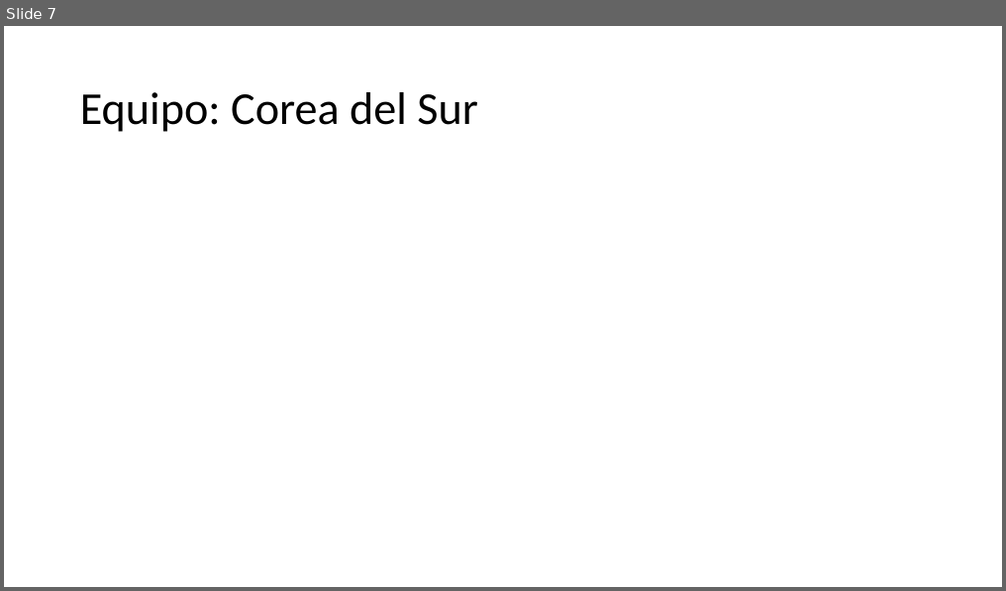
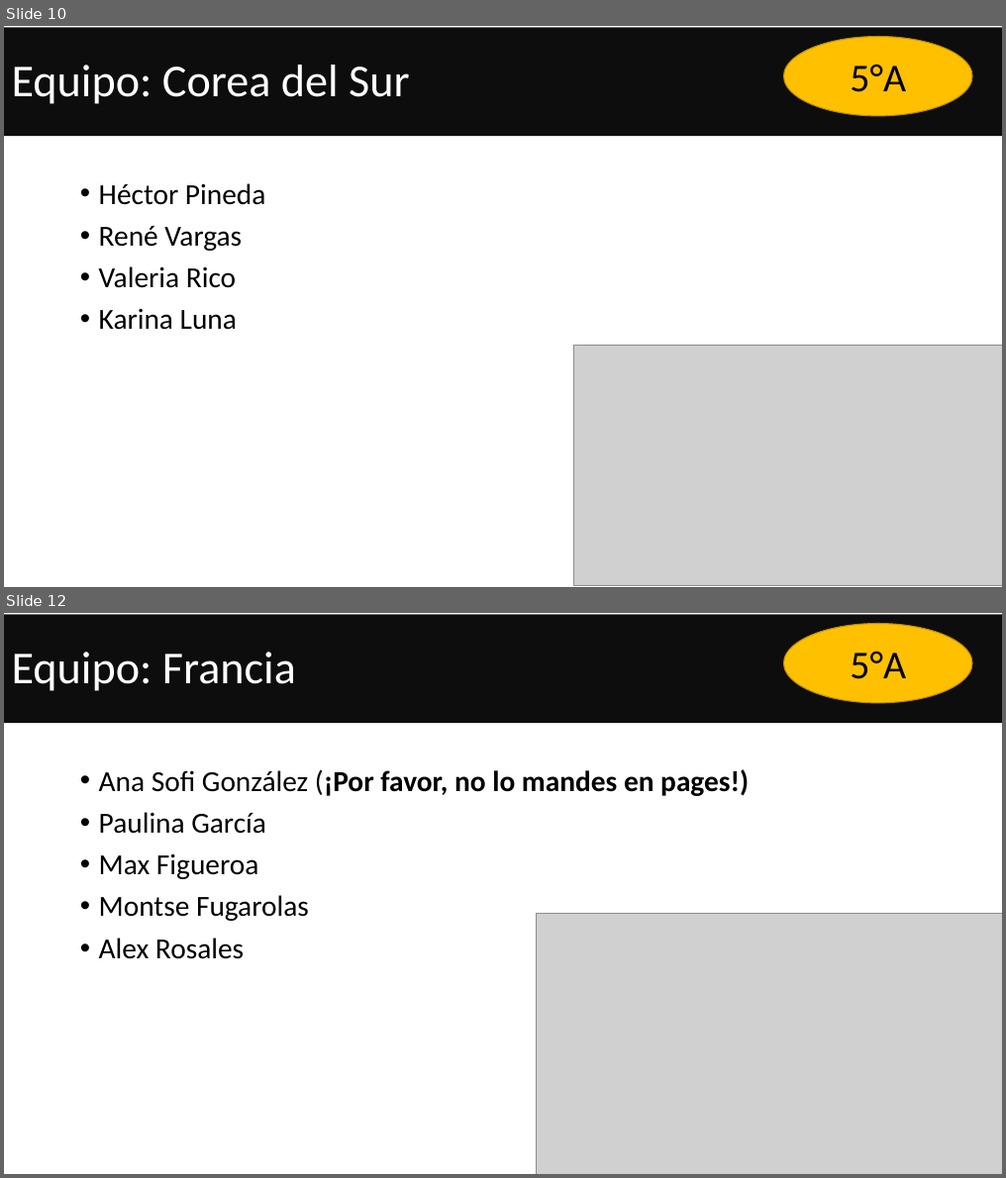
Before and after one commit to Adrifelcha/afchavez-019, a slide deck: JeanPiaget/2019-2020/Presentaciones/Quinto/ActividadContingencia.pptx. Shown one above the other, each under a label of ours: slide 7 before the commit, slides 10 and 12 after it; the slides between them are not shown. The pictures are 1006x591 and 1006x1178 pixels, drawn with LibreOffice and Linux fonts; fonts in the diff are those of the drawing; grey boxes stand for pictures. Boxes give left, top, right and bottom in pixels: in the first picture for what was removed or moved away, otherwise in the second. Text is boxed around its words. In the diff, an @@ line names an element or a change of style, - is before the commit and + after.

```diff
--- a/JeanPiaget/2019-2020/Presentaciones/Quinto/ActividadContingencia.pptx
+++ b/JeanPiaget/2019-2020/Presentaciones/Quinto/ActividadContingencia.pptx
@@ slide 12 added at (4,613,1002,1174), background #FFFFFF @@
@@ rectangle added at (4,615,1002,723), fill #0D0D0D, 44 pt, text #FFFFFF @@
+Equipo: Francia
@@ ellipse added at (784,624,973,703), fill #FFC000, outline #BD8E00 1 pt, 38 pt, text #000000 @@
+5°A
@@ title added at (12,652,296,691), 44 pt, text #000000 @@
+Equipo: Francia
@@ text added at (99,769,748,959), 28 pt, text #000000 @@
+• Ana Sofi González (¡Por favor, no lo mandes en pages!)
+• Paulina García
+• Max Figueroa
+• Montse Fugarolas
+• Alex Rosales
@@ picture added at (537,914,1002,1174) @@
@@ what was slide 7 is now slide 10 @@
@@ slide 10 changed as well @@
@@ rectangle added at (4,28,1002,136), fill #0D0D0D, 44 pt, text #FFFFFF @@
+Equipo: Corea del Sur
@@ ellipse added at (784,37,973,116), fill #FFC000, outline #BD8E00 1 pt, 38 pt, text #000000 @@
+5°A
@@ text added at (99,183,265,330), 28 pt, text #000000 @@
+• Héctor Pineda
+• René Vargas
+• Valeria Rico
+• Karina Luna
@@ picture added at (573,345,1002,586) @@
```
Also in this commit, not shown: 2 other slides changed, 11 other slides added, 9 slides removed, 2 other files.
